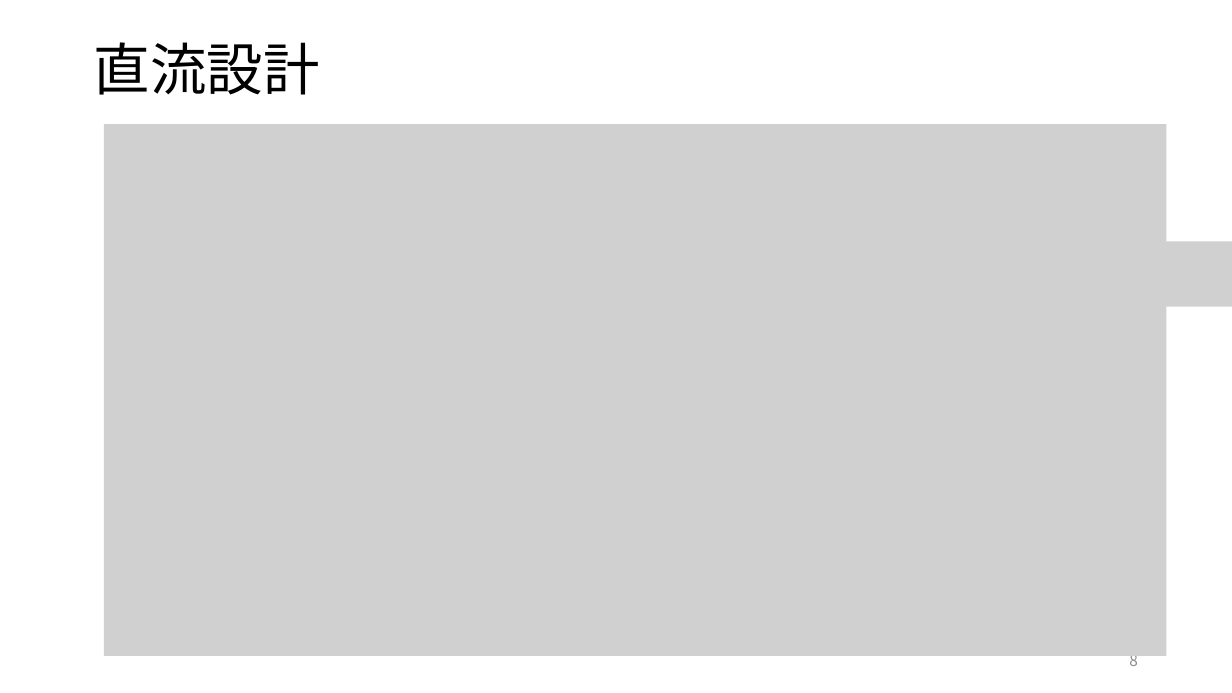
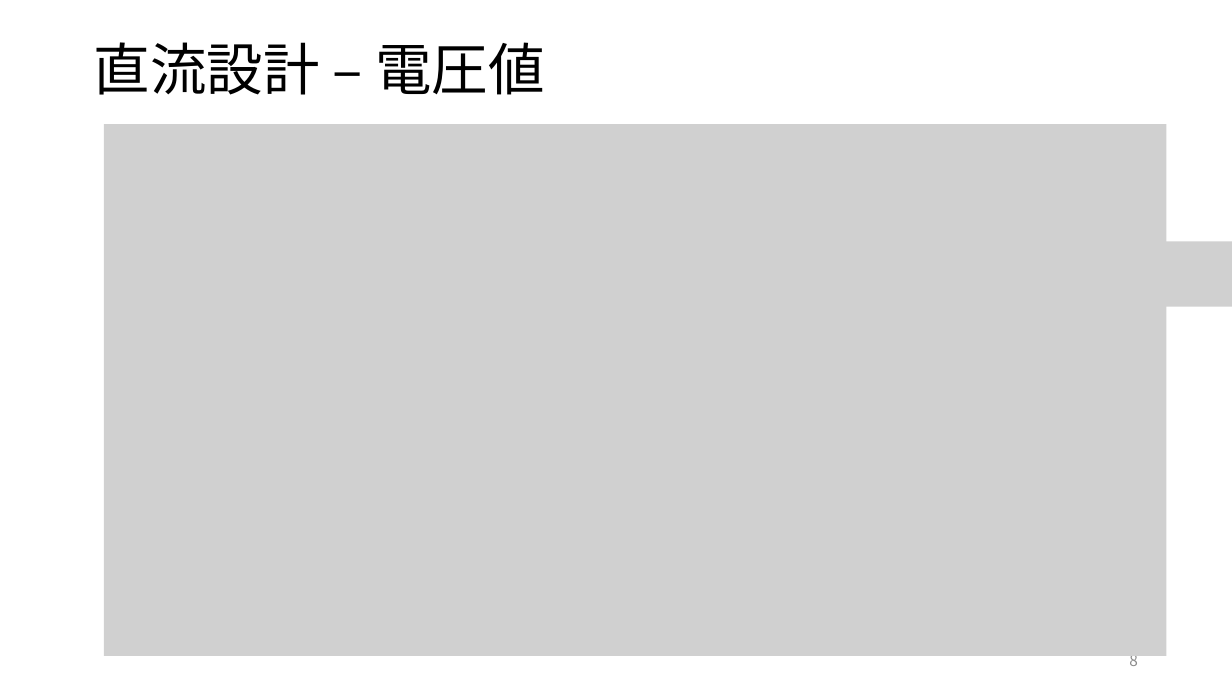
Before and after one commit to kjm-desktop10400/reserch, a slide deck: slide 8 of folded_gilbert/20230703/進捗報告 ギルバートセルの設計.pptx. Drawn at 1232x693 pixels with LibreOffice and Linux fonts; fonts in the diff are those of the drawing; grey boxes stand for pictures. Boxes give left, top, right and bottom in pixels: in the first picture for what was removed or moved away, otherwise in the second. Text is boxed around its words. In the diff, an @@ line names an element or a change of style, - is before the commit and + after.

```diff
--- a/folded_gilbert/20230703/進捗報告 ギルバートセルの設計.pptx
+++ b/folded_gilbert/20230703/進捗報告 ギルバートセルの設計.pptx
@@ text at box(94, 42, 544, 95): text changed @@
-直流設計
+直流設計 – 電圧値
```
Also in this commit, not shown: 9 other slides changed, 3 slides added.
